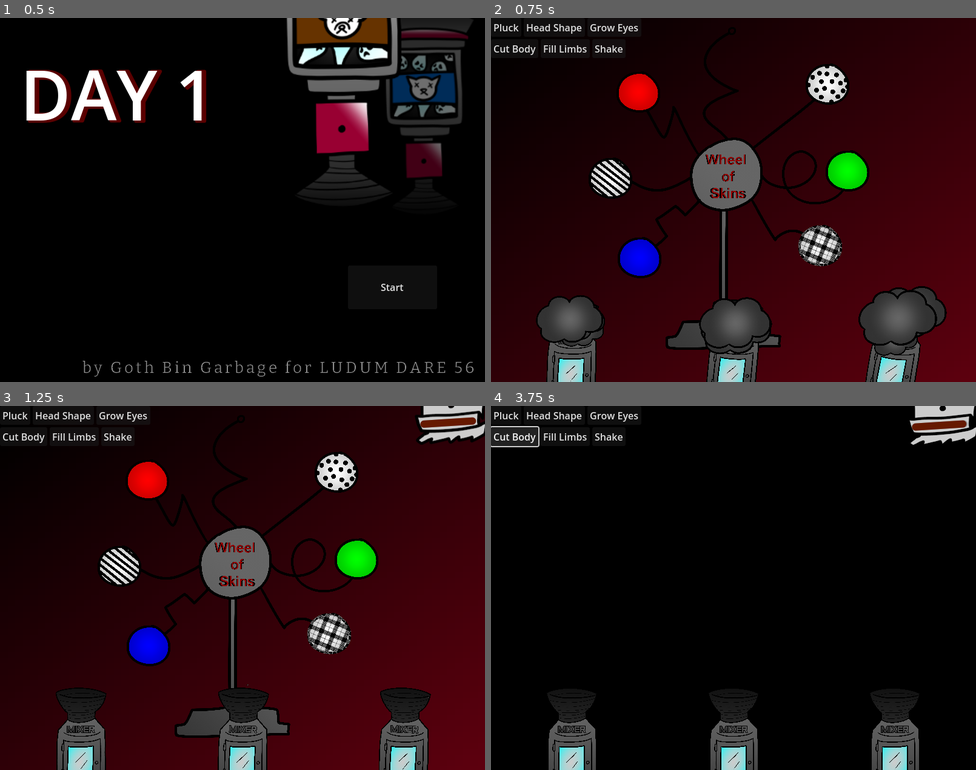
Above: before the commit, frames 1-4 (two rows, left to right).
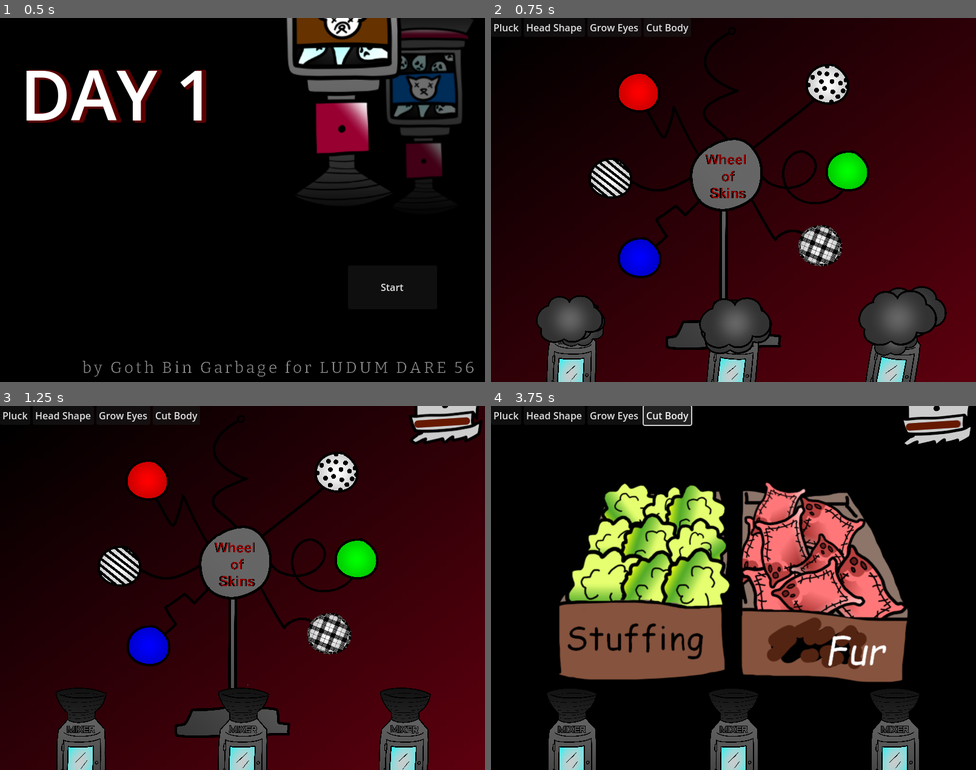
Above: after the commit, the same moments.

Repository: Goth-Bin-Garbage/build_a_dready_bear.swf
Game: Godot game, scene res://main.tscn
Two runs of this game, one before a commit and one after it. Both use one fixed random seed, a clock stepped at 60 frames per second and the inputs below.
Inputs:
- Up to frame 1 (0.5 s): no input
- Up to frame 2 (0.75 s): click "Start" at 0.5 s
- Up to frame 3 (1.25 s): no input
- Up to frame 4 (3.75 s): click "Pluck" at 1.25 s; click "Head Shape" at 2 s; click "Grow Eyes" at 2.75 s; click "Cut Body" at 3.5 s

Frame 1 is identical in both runs. In frame 2, 0.3% of the frame differs, in the area x 0-41%, y 1-11%; in frame 3, 1.0%; in frame 4, 29%, in the area x 0-100%, y 0-76%.

Commit message:
Body Station

Diff:
--- a/game_data.gd
+++ b/game_data.gd
@@ -31,6 +31,7 @@
 enum DollHeadShape {NONE, BEAR, KITTO, FROG}
 enum DollEyes {NONE, EYEZALEA, BUTTONS}
 enum DollLimbs {NONE, PAW, STRIPED, FLIPPER, WINGS}
+enum DollMaterials {NONE, STUFFING, SKIN}
 
 var doll_colors : Dictionary = {
 	DollColor.RED : Color.RED,
@@ -54,4 +55,10 @@
 	DollEyes.EYEZALEA : load("res://sprites/eyezalea.png"),
 	DollEyes.BUTTONS : load("res://sprites/buttonbuds.png")
 }
+
+var doll_material_sprites : Dictionary = {
+	DollMaterials.STUFFING : load("res://sprites/material_stuffing.png"),
+	DollMaterials.SKIN : load("res://sprites/material_skin.png")
+}
+
 # similar for, e.g., pattern, headshape... maybe return sprites?
--- a/stations/BodyStation.tscn
+++ b/stations/BodyStation.tscn
@@ -1,44 +1,36 @@
-[gd_scene load_steps=6 format=3 uid="uid://5q0jxdblaucs"]
+[gd_scene load_steps=5 format=3 uid="uid://5q0jxdblaucs"]
 
 [ext_resource type="Script" path="res://stations/body_station.gd" id="1_vn254"]
-[ext_resource type="Texture2D" uid="uid://cfi5cf3pay6lg" path="res://sprites/emoji.png" id="2_7gaxd"]
 [ext_resource type="PackedScene" uid="uid://d44tf5ky4x23" path="res://music.tscn" id="2_xhv2n"]
 [ext_resource type="AudioStream" uid="uid://ba17up7pxv17j" path="res://audio/music/body.mp3" id="3_00poj"]
-
-[sub_resource type="RectangleShape2D" id="RectangleShape2D_3b5s1"]
-size = Vector2(332, 218)
+[ext_resource type="Texture2D" uid="uid://cg8r1tjv5aleb" path="res://sprites/material_boxes.png" id="4_st7bv"]
 
 [node name="BodyStation" type="Node2D"]
 script = ExtResource("1_vn254")
 
 [node name="Music" parent="." instance=ExtResource("2_xhv2n")]
 stream = ExtResource("3_00poj")
-pitch_scale = 0.92
+pitch_scale = 0.96
 
 [node name="Background" type="Sprite2D" parent="."]
 
-[node name="Area2D" type="Area2D" parent="."]
-position = Vector2(403, 316)
+[node name="Sprite2D" type="Sprite2D" parent="."]
+position = Vector2(397, 289)
+texture = ExtResource("4_st7bv")
 
-[node name="CollisionShape2D" type="CollisionShape2D" parent="Area2D"]
-shape = SubResource("RectangleShape2D_3b5s1")
+[node name="AreaStuffing" type="Area2D" parent="."]
 
-[node name="ProgressWindow" type="Sprite2D" parent="."]
-position = Vector2(421, 757)
-scale = Vector2(0.750508, 0.36104)
-texture = ExtResource("2_7gaxd")
+[node name="CollisionPolygon2D" type="CollisionPolygon2D" parent="AreaStuffing"]
+polygon = PackedVector2Array(195, 138, 112, 325, 389, 333, 381, 134)
 
-[node name="Timer" type="Timer" parent="."]
-wait_time = 3.0
+[node name="AreaSkin" type="Area2D" parent="."]
 
-[node name="ProgressRest" type="Marker2D" parent="."]
-position = Vector2(420, 750)
+[node name="CollisionPolygon2D" type="CollisionPolygon2D" parent="AreaSkin"]
+polygon = PackedVector2Array(415, 139, 415, 333, 689, 349, 589, 142)
 
-[node name="ProgressUp" type="Marker2D" parent="."]
-position = Vector2(404, 320)
+[node name="Materials" type="Node2D" parent="."]
 
-[node name="BodySpawn" type="Marker2D" parent="."]
-
-[connection signal="mouse_entered" from="Area2D" to="." method="_on_area_2d_mouse_entered"]
-[connection signal="mouse_exited" from="Area2D" to="." method="_on_area_2d_mouse_exited"]
-[connection signal="timeout" from="Timer" to="." method="_on_timer_timeout"]
+[connection signal="mouse_entered" from="AreaStuffing" to="." method="_on_area_stuffing_mouse_entered"]
+[connection signal="mouse_exited" from="AreaStuffing" to="." method="_on_area_stuffing_mouse_exited"]
+[connection signal="mouse_entered" from="AreaSkin" to="." method="_on_area_skin_mouse_entered"]
+[connection signal="mouse_exited" from="AreaSkin" to="." method="_on_area_skin_mouse_exited"]
--- a/stations/body_station.gd
+++ b/stations/body_station.gd
@@ -1,8 +1,7 @@
 extends Node2D
 
-@onready var mouse_on : bool = false
-# 1 = small, 2 = med, 3 = big
-@onready var size : int = 0
+var mouse_on_stuffing := false
+var mouse_on_skin := false
 
 @onready var timer : Timer = $Timer
 @onready var progress_window : Sprite2D = $ProgressWindow
@@ -11,36 +10,36 @@
 
 # Called when the node enters the scene tree for the first time.
 func _ready():
-	progress_window.position = $ProgressRest.position
+	pass
 
 # Called every frame. 'delta' is the elapsed time since the previous frame.
 func _process(delta):
-	if mouse_on:
-		var tween = get_tree().create_tween()
-		if Input.is_action_just_pressed("left_mouse_click"):
-			if size == 0:
-				timer.start()
-			tween.tween_property(progress_window, "position", $ProgressUp.position,0.2).set_ease(Tween.EASE_OUT)
+	if Input.is_action_just_pressed("left_mouse_click") and (mouse_on_skin || mouse_on_stuffing):
+		var _material_instance := body_part.instantiate()
+		_material_instance.global_position = get_viewport().get_mouse_position()
+		var _t : GameData.DollMaterials
+		if mouse_on_skin:
+			_t = GameData.DollMaterials.SKIN
+		elif mouse_on_stuffing:
+			_t = GameData.DollMaterials.STUFFING
+		_material_instance.get_node("Sprite2D").texture = GameData.doll_material_sprites[_t]
+		_material_instance.material_type = _t
+		Global.dragging_something = true
+		_material_instance.dragging = true
+		$Materials.add_child(_material_instance)
 
-		if Input.is_action_pressed("left_mouse_click"):
-			pass
 
-		elif Input.is_action_just_released("left_mouse_click"):
-			timer.stop()
-			tween.tween_property(progress_window, "global_position",$ProgressRest.position,0.2).set_ease(Tween.EASE_OUT)
+func _on_area_skin_mouse_entered():
+	mouse_on_skin = true
 
-			var new_body = body_part.instantiate()
-			new_body.size = size
-			self.add_child(new_body)
-			new_body.position = $BodySpawn.position
 
-func _on_area_2d_mouse_entered():
-	mouse_on = true
+func _on_area_skin_mouse_exited():
+	mouse_on_skin = false
 
-func _on_area_2d_mouse_exited():
-	mouse_on = false
 
-func _on_timer_timeout():
-	if size < 3:
-		size += 1
-		timer.start()
+func _on_area_stuffing_mouse_entered():
+	mouse_on_stuffing = true
+
+
+func _on_area_stuffing_mouse_exited():
+	mouse_on_stuffing = false
--- a/stations/station_elements/BodyPart.tscn
+++ b/stations/station_elements/BodyPart.tscn
@@ -1,15 +1,20 @@
-[gd_scene load_steps=3 format=3 uid="uid://cwfpt18colo41"]
+[gd_scene load_steps=4 format=3 uid="uid://cwfpt18colo41"]
 
 [ext_resource type="Script" path="res://stations/station_elements/body_part.gd" id="1_ug2n6"]
+[ext_resource type="Texture2D" uid="uid://bededruqh5sox" path="res://sprites/material_stuffing.png" id="2_gkyf5"]
 
 [sub_resource type="RectangleShape2D" id="RectangleShape2D_f3tog"]
+size = Vector2(82, 76)
 
 [node name="BodyPart" type="Node2D"]
 script = ExtResource("1_ug2n6")
 
 [node name="Sprite2D" type="Sprite2D" parent="."]
+scale = Vector2(0.209581, 0.209581)
+texture = ExtResource("2_gkyf5")
 
-[node name="Area2D" type="Area2D" parent="."]
+[node name="Area2D" type="Area2D" parent="." groups=["mixer_droppable"]]
 
 [node name="CollisionShape2D" type="CollisionShape2D" parent="Area2D"]
+position = Vector2(-1, 0)
 shape = SubResource("RectangleShape2D_f3tog")
--- a/stations/station_elements/body_part.gd
+++ b/stations/station_elements/body_part.gd
@@ -1,32 +1,43 @@
 extends Node2D
 
-@onready var mouse_on : bool = false
+var plucked : bool = false
+var mouse_on : bool = false
+var clicked_on : bool = false
+var clickable : bool = true
+
 var offset : Vector2
+var material_type : GameData.DollMaterials
 
-@export var size : int = 0
-@onready var sprite_path : Array = []
-@export var part_type : String = "Body"
+var acceleration_y := 0.0
+var velocity_y := 0.0
 
-# Called when the node enters the scene tree for the first time.
+var dragging := false
+
 func _ready():
-	if part_type == "Body":
-		$Body.visible = true
-		$Stuffing.visible = false
-	if part_type == "Stuffing":
-		$Body.visible = false
-		$Stuffing.visible = true
+	pass
 
-# Called every frame. 'delta' is the elapsed time since the previous frame.
 func _process(delta):
-	#if !clicked_on:
-	#	self.position.y += 0.1
+	if !dragging:
+		acceleration_y = 0.03
+		velocity_y += acceleration_y
 
-	if mouse_on:
-		if Input.is_action_just_pressed("left_mouse_click"):
-			offset = get_global_mouse_position() - global_position
+		self.position.y += velocity_y
 
-		if Input.is_action_pressed("left_mouse_click"):
-			global_position = get_global_mouse_position() - offset
+		if self.position.y >= 600:
+			queue_free()
+	else:
+		global_position = get_viewport().get_mouse_position()
 
-		elif Input.is_action_just_released("left_mouse_click"):
-			pass
+		if Input.is_action_just_released("left_mouse_click"):
+			dragging = false
+			Global.dragging_something = false
+
+
+func insert_into_mixer(mixer) -> void:
+	var successful_insert : bool
+	if material_type == GameData.DollMaterials.STUFFING:
+		successful_insert = mixer.update_doll_material_stuffing_count()
+	elif material_type == GameData.DollMaterials.SKIN:
+		successful_insert = mixer.update_doll_material_skin_count()
+	if successful_insert:
+		queue_free()
--- a/ui/mixer.gd
+++ b/ui/mixer.gd
@@ -251,16 +251,21 @@
 		$MixerContents/SpriteStuffing.hide()
 		$MixerContents/LabelStuffing.hide()
 	else:
+		has_anything = true
 		$MixerContents/SpriteStuffing.show()
 		$MixerContents/LabelStuffing.show()
-		$MixerContents/LabelStuffing.text= "x" + str(material_stuffing_count)
+		if material_stuffing_count > 1:
+			$MixerContents/LabelStuffing.text = "x" + str(material_stuffing_count)
+
 	if material_skin_count <= 0:
 		$MixerContents/SpriteSkin.hide()
-		$MixerContents/LabelSkin.hide()
-	else:
+		$MixerContents/LabelSkin.show()
+	else:
+		has_anything = true
 		$MixerContents/SpriteSkin.show()
-		$MixerContents/LabelStkin.show()
-		$MixerContents/LabelSkin.text= "x" + str(material_skin_count)
+		$MixerContents/LabelSkin.show()
+		if material_skin_count > 1:
+			$MixerContents/LabelSkin.text = "x" + str(material_skin_count)
 
 	if !has_anything:
 		mixer_contents_scale = 0
--- a/ui/mixer.tscn
+++ b/ui/mixer.tscn
@@ -148,7 +148,6 @@
 offset_top = -40.6977
 offset_right = 93.5349
 offset_bottom = 66.3023
-text = "x1"
 label_settings = SubResource("LabelSettings_b1fex")
 
 [node name="SpriteStuffing" type="Sprite2D" parent="MixerContents"]
@@ -161,21 +160,19 @@
 offset_top = 61.0465
 offset_right = 201.093
 offset_bottom = 168.047
-text = "x1"
+label_settings = SubResource("LabelSettings_b1fex")
+
+[node name="LabelSkin" type="Label" parent="MixerContents"]
+offset_left = -110.465
+offset_top = 66.8604
+offset_right = -31.4651
+offset_bottom = 173.86
 label_settings = SubResource("LabelSettings_b1fex")
 
 [node name="SpriteSkin" type="Sprite2D" parent="MixerContents"]
 position = Vector2(-156.977, 116.279)
 scale = Vector2(0.318607, 0.318607)
 texture = ExtResource("15_dp3vm")
-
-[node name="LabelSkin" type="Label" parent="MixerContents"]
-offset_left = -116.279
-offset_top = 63.9535
-offset_right = -37.2791
-offset_bottom = 170.953
-text = "x1"
-label_settings = SubResource("LabelSettings_b1fex")
 
 [node name="MixerContentsEffectTimer" type="Timer" parent="."]
 wait_time = 0.5
--- a/ui/order.gd
+++ b/ui/order.gd
@@ -159,7 +159,7 @@
 	var _w := 115
 
 	# offset for right-most order
-	var _o := -50
+	var _o := -60
 
 	return Global.window_size.x + _o - _w * i
 
--- a/ui/ui.tscn
+++ b/ui/ui.tscn
@@ -21,43 +21,27 @@
 [node name="StationButtons" type="Node2D" parent="."]
 script = ExtResource("2_3lymi")
 
-[node name="VBoxContainer" type="VBoxContainer" parent="StationButtons"]
+[node name="HBoxContainer2" type="HBoxContainer" parent="StationButtons"]
 offset_right = 252.0
-offset_bottom = 68.0
+offset_bottom = 31.0
 
-[node name="HBoxContainer2" type="HBoxContainer" parent="StationButtons/VBoxContainer"]
-layout_mode = 2
-
-[node name="PluckBallsButton" type="Button" parent="StationButtons/VBoxContainer/HBoxContainer2"]
+[node name="PluckBallsButton" type="Button" parent="StationButtons/HBoxContainer2"]
 layout_mode = 2
 text = "Pluck"
 
-[node name="HeadshapeButton" type="Button" parent="StationButtons/VBoxContainer/HBoxContainer2"]
+[node name="HeadshapeButton" type="Button" parent="StationButtons/HBoxContainer2"]
 layout_mode = 2
 text = "Head Shape"
 
-[node name="GrowEyesButton" type="Button" parent="StationButtons/VBoxContainer/HBoxContainer2"]
+[node name="GrowEyesButton" type="Button" parent="StationButtons/HBoxContainer2"]
 layout_mode = 2
 text = "Grow Eyes"
 
-[node name="HBoxContainer" type="HBoxContainer" parent="StationButtons/VBoxContainer"]
-layout_mode = 2
-
-[node name="CutBodyButton" type="Button" parent="StationButtons/VBoxContainer/HBoxContainer"]
+[node name="CutBodyButton" type="Button" parent="StationButtons/HBoxContainer2"]
 layout_mode = 2
 text = "Cut Body"
 
-[node name="FillLimbsButton" type="Button" parent="StationButtons/VBoxContainer/HBoxContainer"]
-layout_mode = 2
-text = "Fill Limbs"
-
-[node name="ShakeButton" type="Button" parent="StationButtons/VBoxContainer/HBoxContainer"]
-layout_mode = 2
-text = "Shake"
-
-[connection signal="pressed" from="StationButtons/VBoxContainer/HBoxContainer2/PluckBallsButton" to="StationButtons" method="_on_pluck_balls_button_pressed"]
-[connection signal="pressed" from="StationButtons/VBoxContainer/HBoxContainer2/HeadshapeButton" to="StationButtons" method="_on_headshape_button_pressed"]
-[connection signal="pressed" from="StationButtons/VBoxContainer/HBoxContainer2/GrowEyesButton" to="StationButtons" method="_on_grow_eyes_button_pressed"]
-[connection signal="pressed" from="StationButtons/VBoxContainer/HBoxContainer/CutBodyButton" to="StationButtons" method="_on_cut_body_button_pressed"]
-[connection signal="pressed" from="StationButtons/VBoxContainer/HBoxContainer/FillLimbsButton" to="StationButtons" method="_on_fill_limbs_button_pressed"]
-[connection signal="pressed" from="StationButtons/VBoxContainer/HBoxContainer/ShakeButton" to="StationButtons" method="_on_shake_button_pressed"]
+[connection signal="pressed" from="StationButtons/HBoxContainer2/PluckBallsButton" to="StationButtons" method="_on_pluck_balls_button_pressed"]
+[connection signal="pressed" from="StationButtons/HBoxContainer2/HeadshapeButton" to="StationButtons" method="_on_headshape_button_pressed"]
+[connection signal="pressed" from="StationButtons/HBoxContainer2/GrowEyesButton" to="StationButtons" method="_on_grow_eyes_button_pressed"]
+[connection signal="pressed" from="StationButtons/HBoxContainer2/CutBodyButton" to="StationButtons" method="_on_cut_body_button_pressed"]
Binary file added: sprites/material_boxes.png
Not shown, added: sprites/material_boxes.png.import
Not shown: 1 places in stations/EyeStation.tscn that only renumber resources
